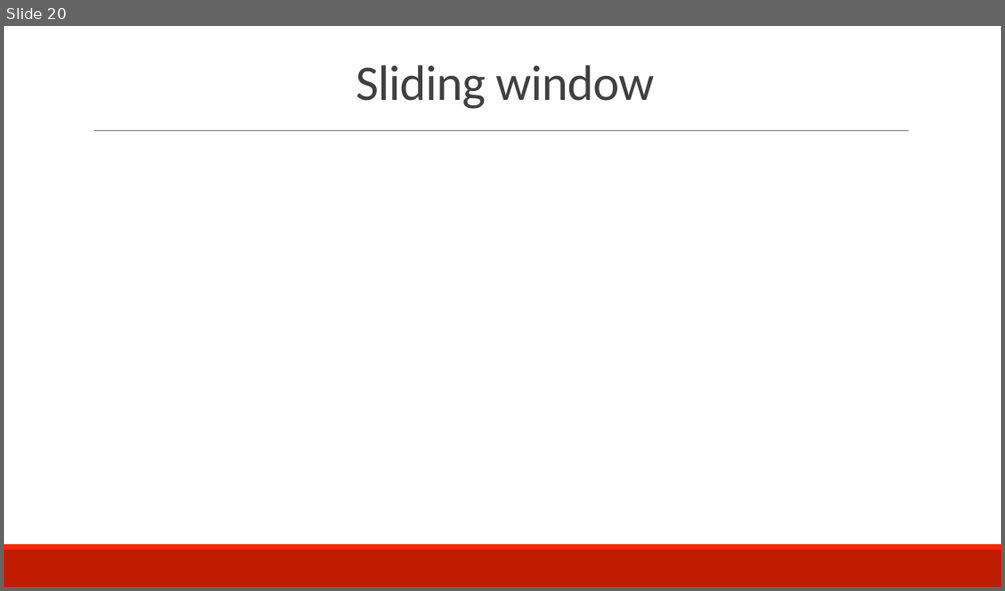
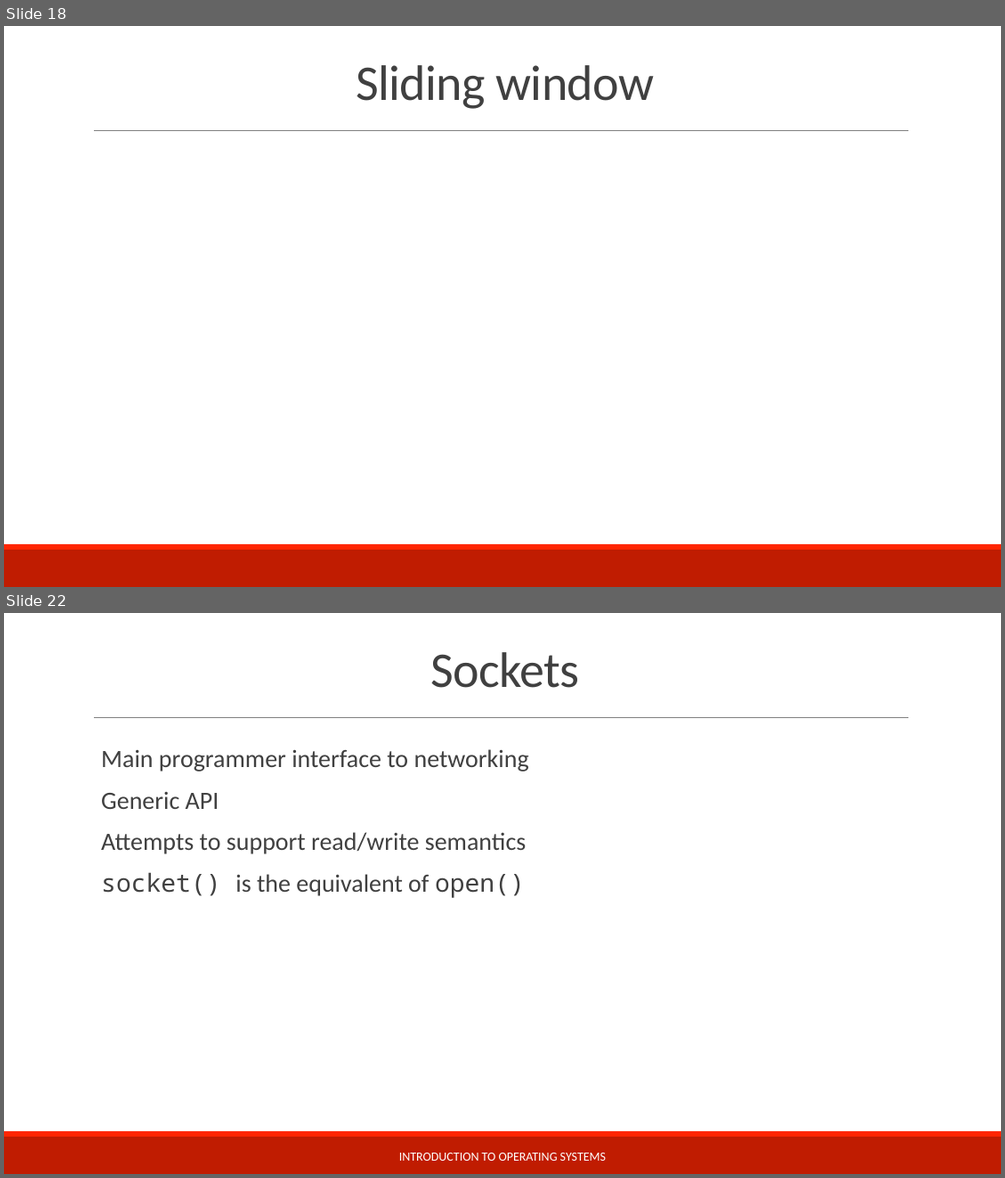
Before and after one commit to teachbsd/course, a slide deck: undergraduate/lectures/communication.pptx. Shown one above the other, each under a label of ours: slide 20 before the commit, slides 18 and 22 after it; the slides between them are not shown. The pictures are 1005x591 and 1005x1178 pixels, drawn with LibreOffice and Linux fonts; fonts in the diff are those of the drawing; background and template pictures are left out. Boxes give left, top, right and bottom in pixels: in the first picture for what was removed or moved away, otherwise in the second. Text is boxed around its words. In the diff, an @@ line names an element or a change of style, - is before the commit and + after.

```diff
--- a/undergraduate/lectures/communication.pptx
+++ b/undergraduate/lectures/communication.pptx
@@ slide 22 added at [4, 613, 1001, 1174], background #FFFFFF; not listed: 3 template elements that a slide beside it also shows @@
@@ title added at [430, 652, 579, 688], 48 pt, text #404040 @@
+Sockets
@@ text added at [101, 749, 529, 898], 24 pt, text #404040 @@
+  Main programmer interface to networking
+  Generic API
+  Attempts to support read/write semantics
+  socket() is the equivalent of open()
@@ text added at [399, 1152, 606, 1160], 12 pt, text #FFFFFF @@
+INTRODUCTION TO OPERATING SYSTEMS
@@ what was slide 20 is now slide 18 @@
```
Also in this commit, not shown: 21 slides changed, 7 other slides added, 13 slides removed.
